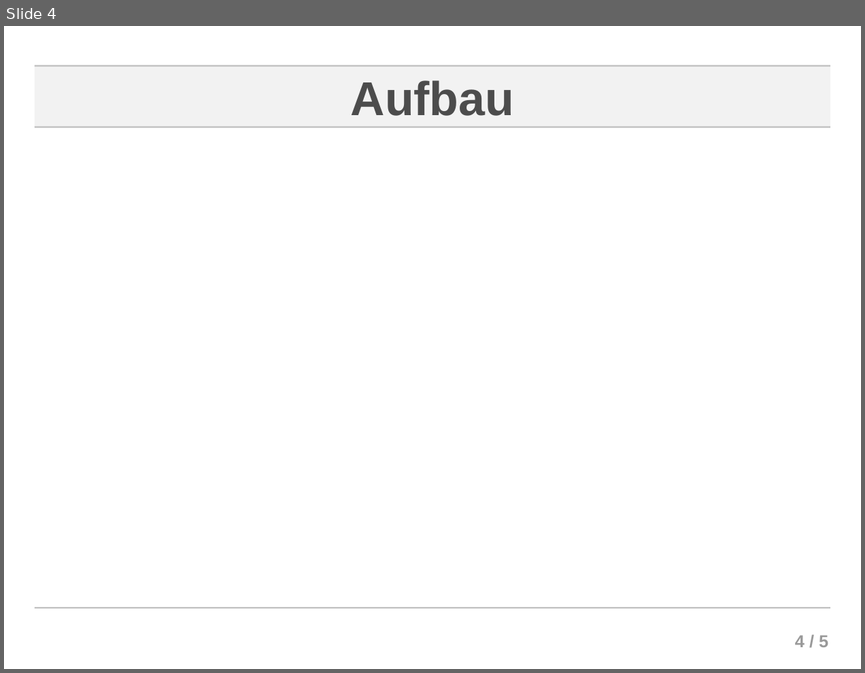
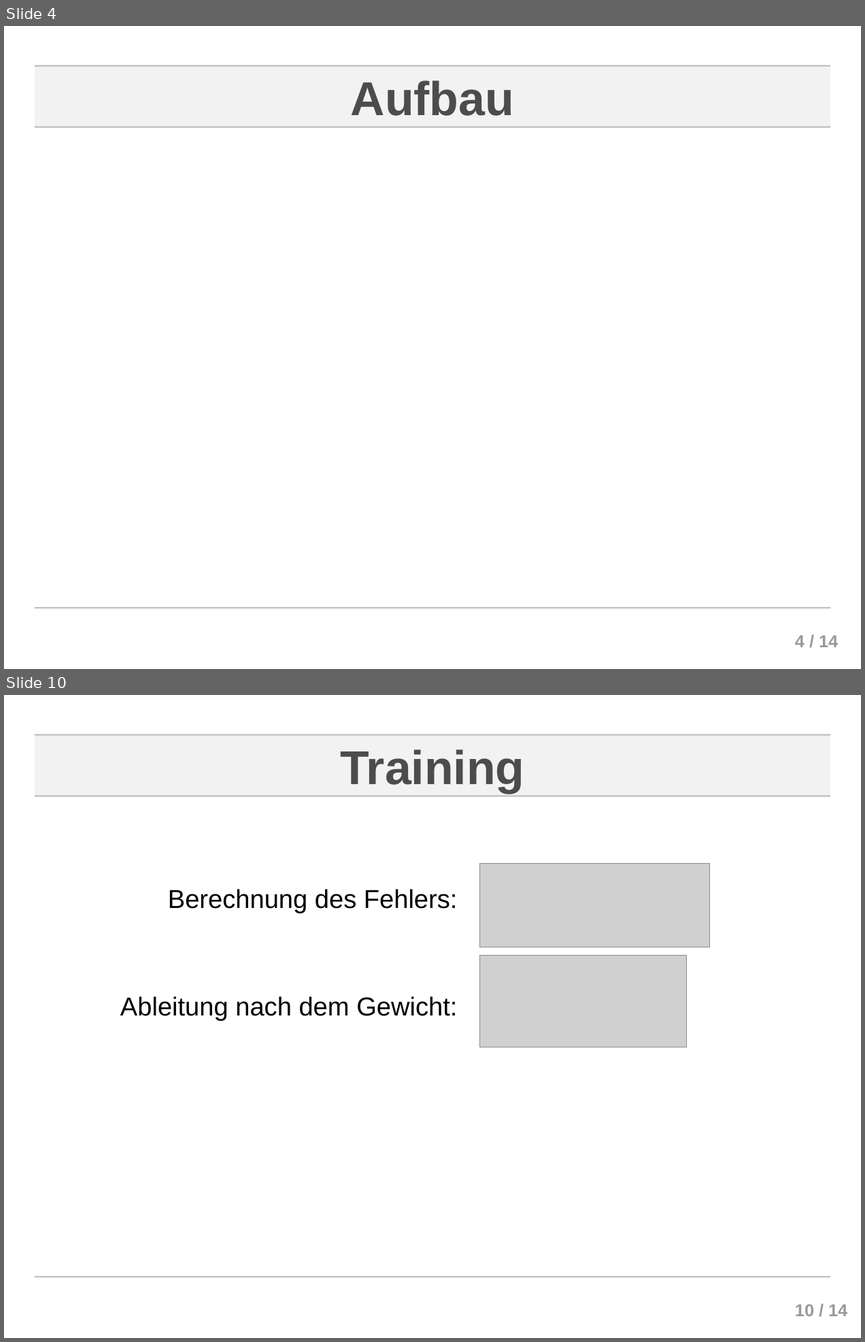
Before and after one commit to ChornHulio/Neuronale-Netze-Seminar, a slide deck: presentation/presentation.odp. Shown one above the other, each under a label of ours: slide 4 before the commit, slides 4 and 10 after it; the slides between them are not shown. The pictures are 865x673 and 865x1342 pixels, drawn with LibreOffice and Linux fonts; fonts in the diff are those of the drawing; grey boxes stand for pictures; background and template pictures are left out. Boxes give left, top, right and bottom in pixels: in the first picture for what was removed or moved away, otherwise in the second. Text is boxed around its words. In the diff, an @@ line names an element or a change of style, - is before the commit and + after.

```diff
--- a/presentation/presentation.odp
+++ b/presentation/presentation.odp
@@ slide 10 added at <box>4,695,861,1338</box>, background #FFFFFF; not listed: 5 template elements that a slide beside it also shows @@
@@ title added at <box>340,749,524,793</box>, 44 pt, text #4C4C4C, bold @@
+Training
@@ group added at <box>120,864,709,1047</box>: 2 pictures, 2 texts @@
+Berechnung des Fehlers:
+Ableitung nach dem Gewicht:
@@ page number at <box>795,635,838,647</box>: text changed @@
-4 / 5
+4 / 14
```
Also in this commit, not shown: 9 other slides added, 1 slide removed.
